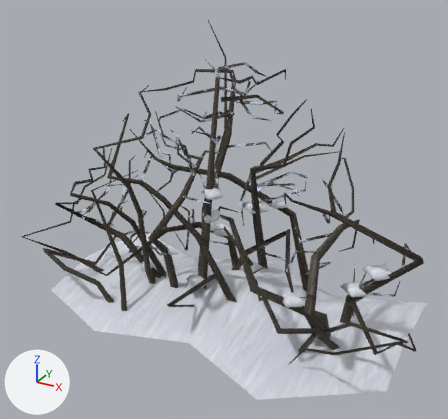
Renders of the glTF model assets/models/forest/hd_thorn_heap_far.glb from each side of a commit.
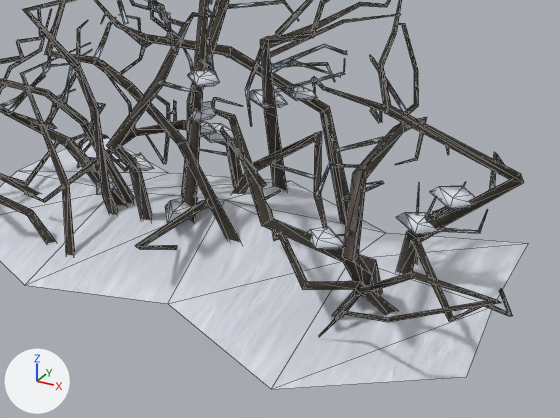
There are two pictures of each version: one whole from a camera (50 mm lens) standing at (2.9, -5.34, 3.83) and looking at (0.04, -0.13, 1.22), one close up on the part from 17% to 100% of the width and 34% to 100% of the height. The axes (+X, +Y, +Z) are drawn at lower left. The lights are the same throughout. The first two pictures are the older version. The close-ups show mesh edges as thin lines. Vertices at exactly the same position are counted once.

In view in the first close-up: 'hd_thorn_heap_far'.
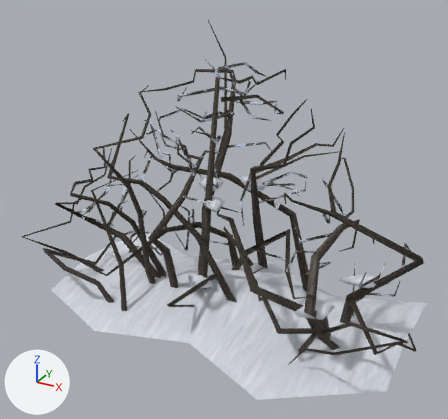
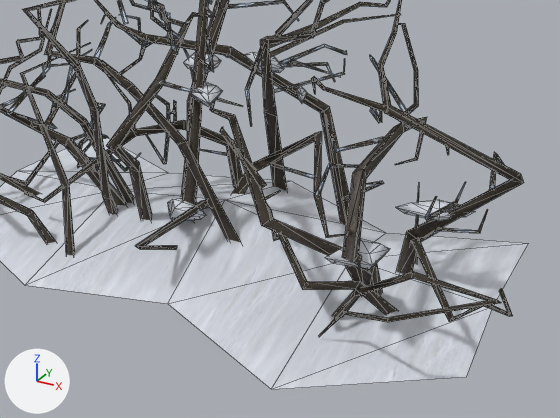
Edits to the bpy script that builds the scene:
```text
Change me_hd_thorn_heap_far:
    verts and faces of me_hd_thorn_heap_far; kept vertices keep their numbers, new ones are numbered from 1396
    remove me_hd_thorn_heap_far.from_pydata(...)  # 1396 vertices, 2158 faces; spans x -2.24..2.17, y -1.26..1.18, z -0.04..3.01
    add me_hd_thorn_heap_far.from_pydata(...)  # 1344 vertices, 2078 faces; spans x -2.24..2.17, y -1.26..1.18, z -0.04..3.01
    me_hd_thorn_heap_far part 1: a new loose piece of 13 vertices spanning x 1.14..1.45, y -0.86..-0.58, z 0.67..0.79, in mat_m_hd_thorn_heap_far
    me_hd_thorn_heap_far part 2: a new loose piece of 13 vertices spanning x -0.46..-0.2, y 0.08..0.41, z 1.29..1.4, in mat_m_hd_thorn_heap_far
    me_hd_thorn_heap_far part 3: 6 loose pieces with 78 vertices, spanning x -0.73..1.85, y -0.72..0.87, z 0.44..1.07, are deleted
    me_hd_thorn_heap_far part 4
    add verts[1225] = (-0.2, -0.28, 0.44)  # moved, pixel (182, 201)
    add verts[1226] = (-0.3, -0.24, 0.42)  # moved, pixel (172, 199)
    add verts[1227] = (-0.23, -0.35, 0.42)  # moved, pixel (174, 208)
    add verts[1228] = (-0.09, -0.26, 0.42)  # moved, pixel (197, 206)
    add verts[1229] = (-0.21, -0.15, 0.42)  # moved
    add verts[1230] = (-0.36, -0.24, 0.37)  # moved, pixel (167, 202)
    add verts[1231] = (-0.23, -0.41, 0.37)  # moved, pixel (169, 217)
    add verts[1232] = (-0.02, -0.26, 0.37)  # moved, pixel (206, 215)
    add verts[1233] = (-0.21, -0.09, 0.37)  # moved
    add verts[1234] = (-0.33, -0.24, 0.32)  # moved
    add verts[1235] = (-0.23, -0.38, 0.32)  # moved, pixel (172, 221)
    add verts[1236] = (-0.06, -0.26, 0.32)  # moved, pixel (200, 219)
    add verts[1237] = (-0.21, -0.13, 0.32)  # moved
    me_hd_thorn_heap_far part 5
    26 vertices move from x -0.2..0.09, y -0.39..-0.03, z 1.1..1.49 to x -0.14..0.41, y -0.39..0.23, z 1.27..1.52
    me_hd_thorn_heap_far part 6
    add verts[1264] = (1.58, -0.05, 0.84)  # moved, pixel (439, 199)
    add verts[1265] = (1.73, -0.02, 0.82)  # moved
    add verts[1266] = (1.57, -0.04, 0.82)  # moved, pixel (437, 200)
    add verts[1267] = (1.43, -0.14, 0.82)  # moved, pixel (411, 202)
    add verts[1268] = (1.61, -0.13, 0.82)  # moved, pixel (439, 208)
    add verts[1269] = (1.81, 0.01, 0.77)  # moved, pixel (475, 211)
    add verts[1270] = (1.56, -0.02, 0.77)  # moved
    add verts[1271] = (1.34, -0.18, 0.77)  # moved, pixel (395, 207)
    add verts[1272] = (1.63, -0.16, 0.77)  # moved, pixel (439, 217)
    add verts[1273] = (1.76, -0.01, 0.73)  # moved, pixel (466, 216)
    add verts[1274] = (1.57, -0.03, 0.73)  # moved
    add verts[1275] = (1.4, -0.16, 0.73)  # moved, pixel (404, 213)
    add verts[1276] = (1.62, -0.14, 0.73)  # moved, pixel (438, 220)
    me_hd_thorn_heap_far part 7
    25 vertices are removed from x -1.03..0.35, y -0.33..0.91, z 0.3..1.01
    40 faces are deleted
    1 vertex moves from x -0.93, y -0.06, z 0.33 to x 0.17, y 0.83, z 0.96
    12 vertices are added at x 0.11..0.3, y 0.67..1.0, z 0.94..1.0
    20 new faces join them
    other edits to the shape of me_hd_thorn_heap_far do not show in these pictures
```

Boxes (x1, y1, x2, y2) around the edits, measured in the close-ups (560 x 418 px; the box of a moved part takes in the faces that stretch with it):
part 1 of me_hd_thorn_heap_far, added
    after: (325, 239, 390, 269)
part 2 of me_hd_thorn_heap_far, added
    after: (183, 53, 221, 74)
part 3 of me_hd_thorn_heap_far, deleted
    before: (119, 89, 475, 250)
part 4 of me_hd_thorn_heap_far, moved or reshaped
    before: (165, 198, 198, 224)
    after: (167, 198, 206, 220)
part 5 of me_hd_thorn_heap_far, moved or reshaped
    before: (187, 68, 219, 122)
    after: (189, 52, 284, 107)
part 6 of me_hd_thorn_heap_far, moved or reshaped
    before: (396, 213, 447, 235)
    after: (396, 200, 475, 221)
part 7 of me_hd_thorn_heap_far, cut back
    before: (96, 86, 317, 195)
    after: (297, 86, 307, 103)
